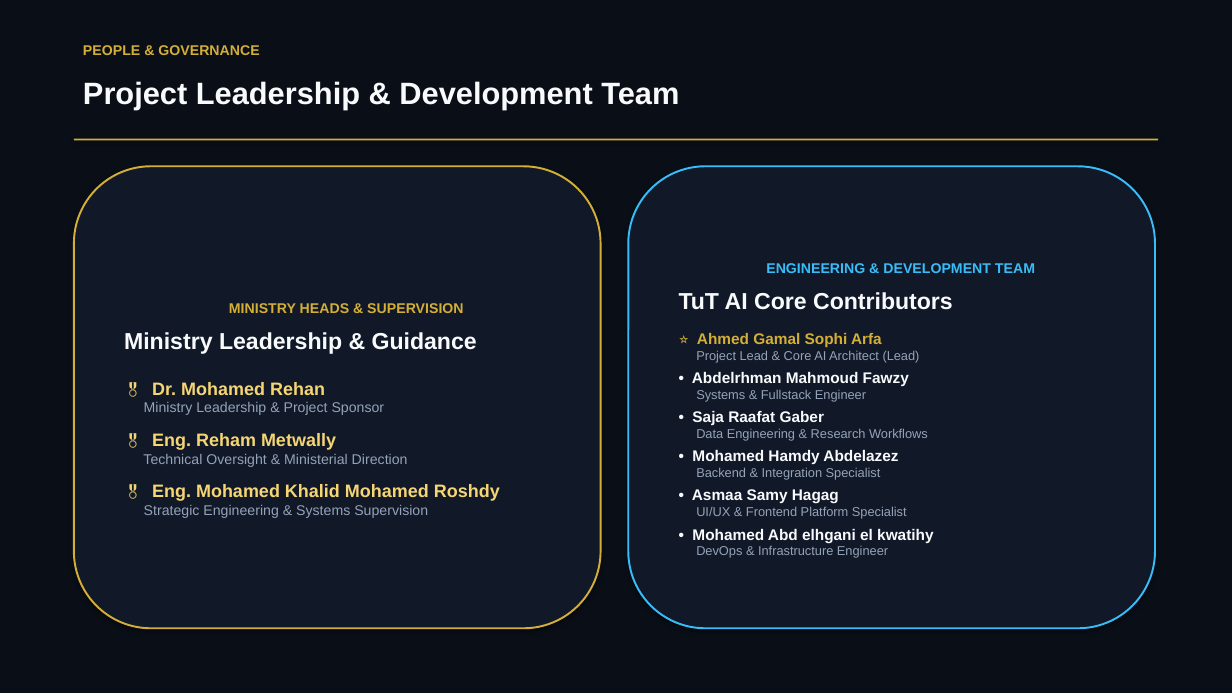
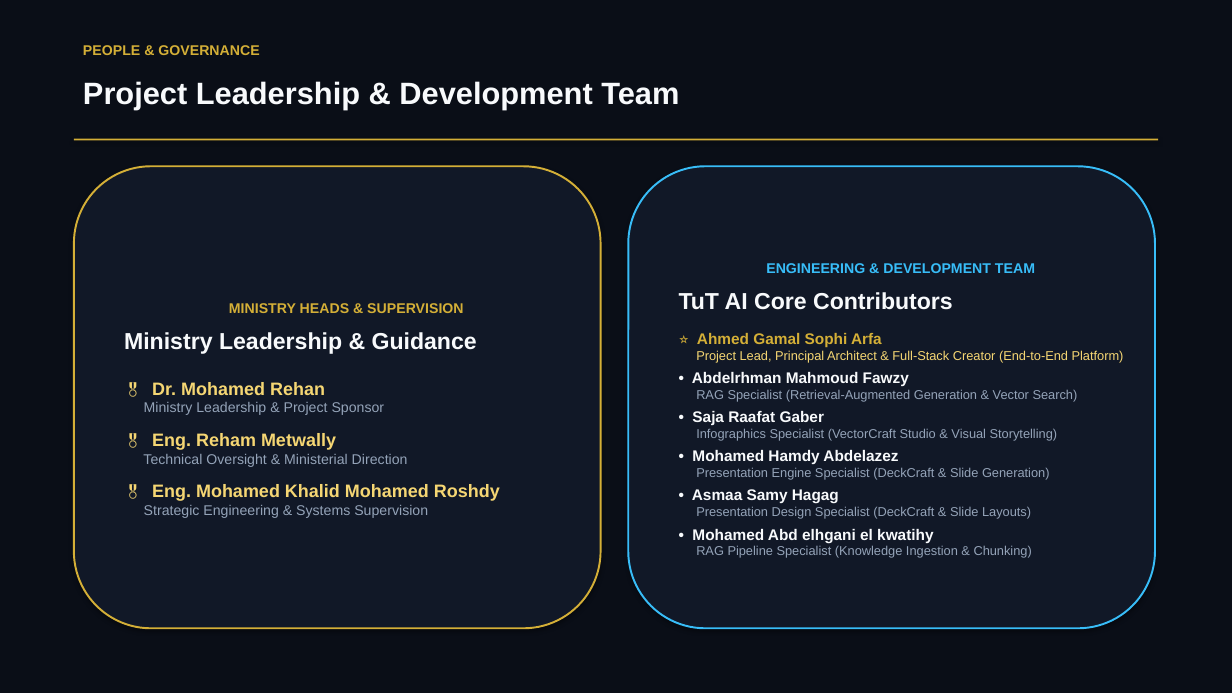
Before and after one commit to AhmdArFa/MCIT-AI-Workspace, a slide deck: slide 11 of docs/TuT_AI_Marketing_Pitch_Deck.pptx. Drawn at 1232x693 pixels with LibreOffice and Linux fonts; fonts in the diff are those of the drawing. Boxes give left, top, right and bottom in pixels: in the first picture for what was removed or moved away, otherwise in the second. Text is boxed around its words. In the diff, an @@ line names an element or a change of style, - is before the commit and + after.

```diff
--- a/docs/TuT_AI_Marketing_Pitch_Deck.pptx
+++ b/docs/TuT_AI_Marketing_Pitch_Deck.pptx
@@ text in rounded rectangle at box(696, 350, 1124, 363): text changed; text colour #94A3B8 to #F5D673 @@
-Project Lead & Core AI Architect (Lead)
+Project Lead, Principal Architect & Full-Stack Creator (End-to-End Platform)
@@ text in rounded rectangle at box(696, 389, 1078, 402): text changed @@
-Systems & Fullstack Engineer
+RAG Specialist (Retrieval-Augmented Generation & Vector Search)
@@ text in rounded rectangle at box(696, 428, 1058, 441): text changed @@
-Data Engineering & Research Workflows
+Infographics Specialist (VectorCraft Studio & Visual Storytelling)
@@ text in rounded rectangle at box(696, 467, 1050, 480): text changed @@
-Backend & Integration Specialist
+Presentation Engine Specialist (DeckCraft & Slide Generation)
@@ text in rounded rectangle at box(696, 506, 1031, 519): text changed @@
-UI/UX & Frontend Platform Specialist
+Presentation Design Specialist (DeckCraft & Slide Layouts)
@@ text in rounded rectangle at box(696, 545, 1032, 558): text changed @@
-DevOps & Infrastructure Engineer
+RAG Pipeline Specialist (Knowledge Ingestion & Chunking)
```
Also in this commit, not shown: 1 other slide changed, 1 other file.
